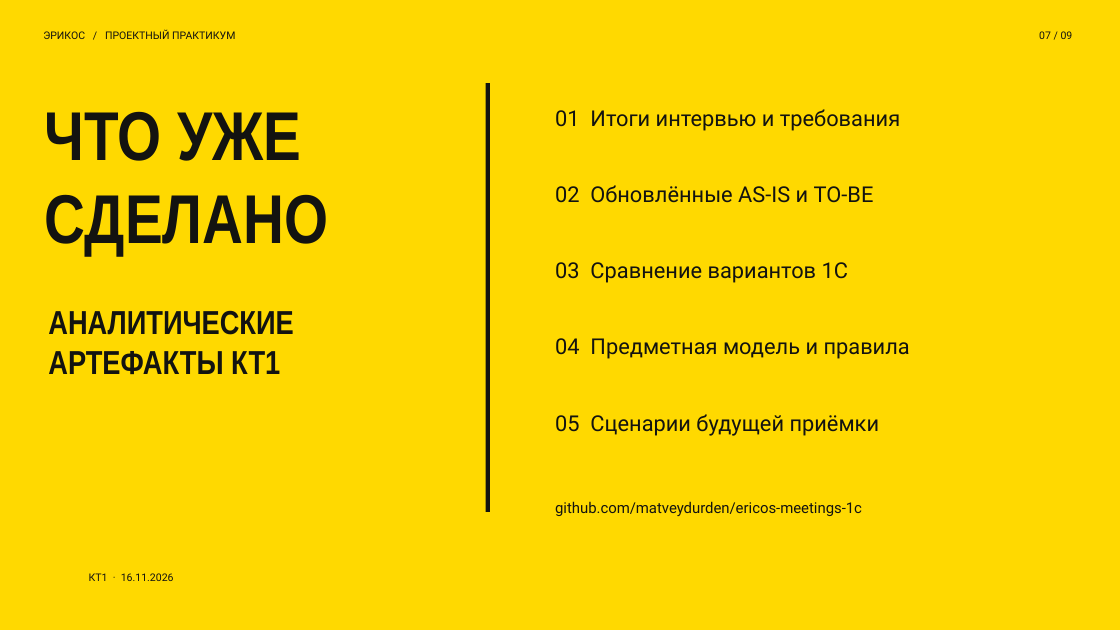
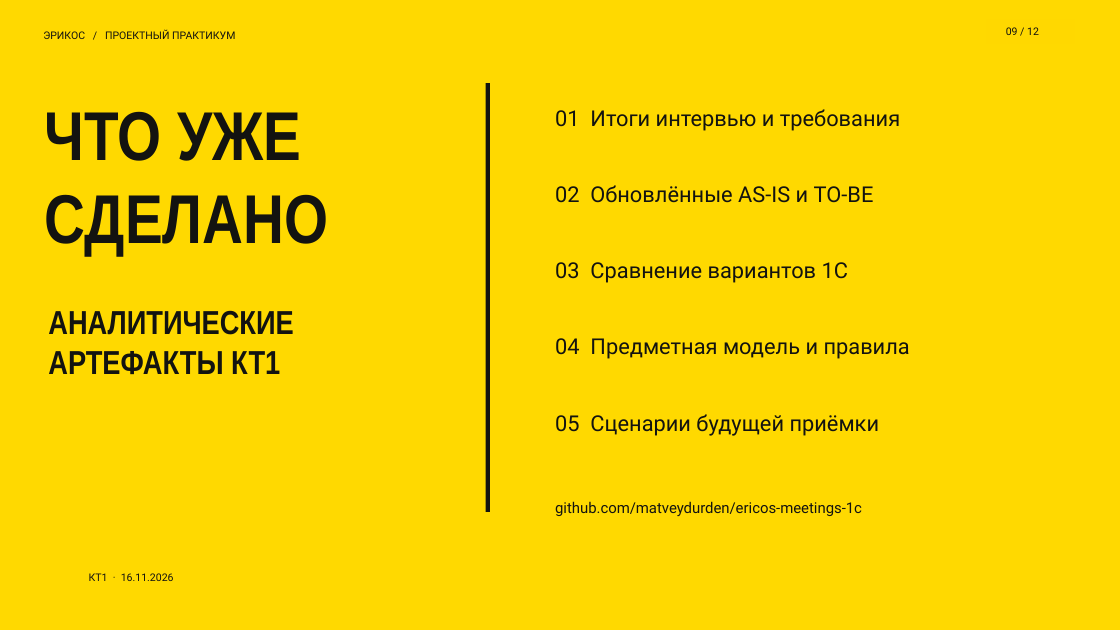
Before and after one commit to matveydurden/ericos-meetings-1c, a slide deck: slide 9 of presentation/kt1-presentation.pptx (slide 7 before the commit). Drawn at 1120x630 pixels with LibreOffice and Linux fonts; fonts in the diff are those of the drawing. Boxes give left, top, right and bottom in pixels: in the first picture for what was removed or moved away, otherwise in the second. Text is boxed around its words. In the diff, an @@ line names an element or a change of style, - is before the commit and + after.

```diff
--- a/presentation/kt1-presentation.pptx
+++ b/presentation/kt1-presentation.pptx
@@ rectangle added at <box>987,19,1075,44</box>, fill #FFD800 @@
@@ text at <box>1006,27,1039,35</box>: text changed; text colour #131310 to #11110F @@
-07 / 09
+09 / 12
```
Also in this commit, not shown: 7 other slides changed, 3 slides added, 10 other files.
